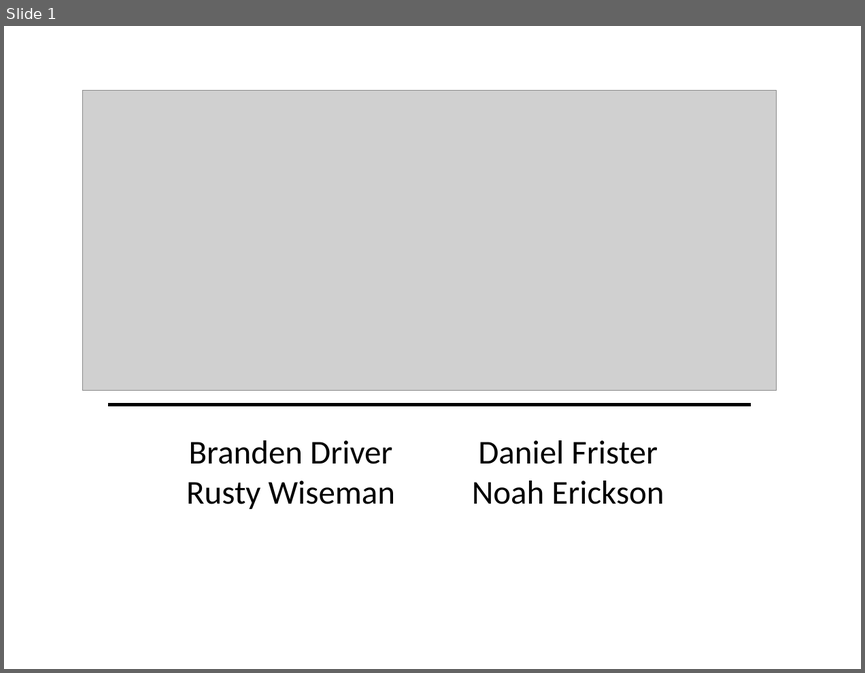
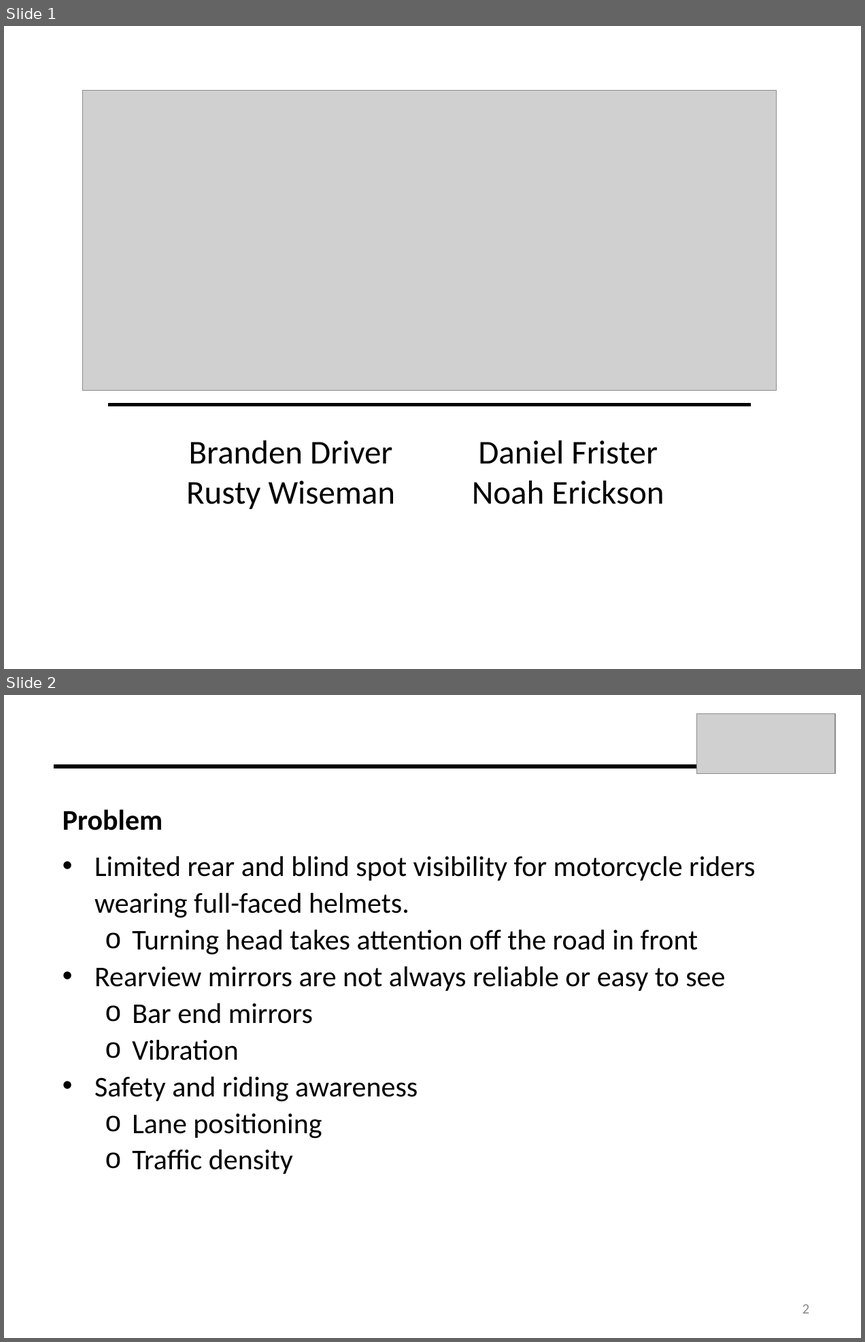
Before and after one commit to dfrister/Practicum2014, a slide deck: Presentation/T04_Presentation.pptx. Shown one above the other, each under a label of ours: slide 1 before the commit, slides 1 and 2 after it. The pictures are 865x673 and 865x1342 pixels, drawn with LibreOffice and Linux fonts; fonts in the diff are those of the drawing; grey boxes stand for pictures. Boxes give left, top, right and bottom in pixels: in the first picture for what was removed or moved away, otherwise in the second. Text is boxed around its words. In the diff, an @@ line names an element or a change of style, - is before the commit and + after.

```diff
--- a/Presentation/T04_Presentation.pptx
+++ b/Presentation/T04_Presentation.pptx
@@ slide 2 added at (4,695,861,1338), background #FFFFFF @@
@@ picture added at (696,714,835,774) @@
@@ line added from (696, 766) to (54, 766), #000000 3 pt @@
@@ text added at (62,809,755,1174), 24 pt, text #000000 @@
+Problem
+• Limited rear and blind spot visibility for motorcycle riders wearing full-faced helmets.
+  o Turning head takes attention off the road in front
+• Rearview mirrors are not always reliable or easy to see
+  o Bar end mirrors
+  o Vibration
+• Safety and riding awareness
+  o Lane positioning
+  o Traffic density
@@ page number added at (802,1304,810,1313), 12 pt, text #8C8C8C @@
+2
```
Also in this commit, not shown: 11 other slides added, 3 slides removed, 3 other files.
